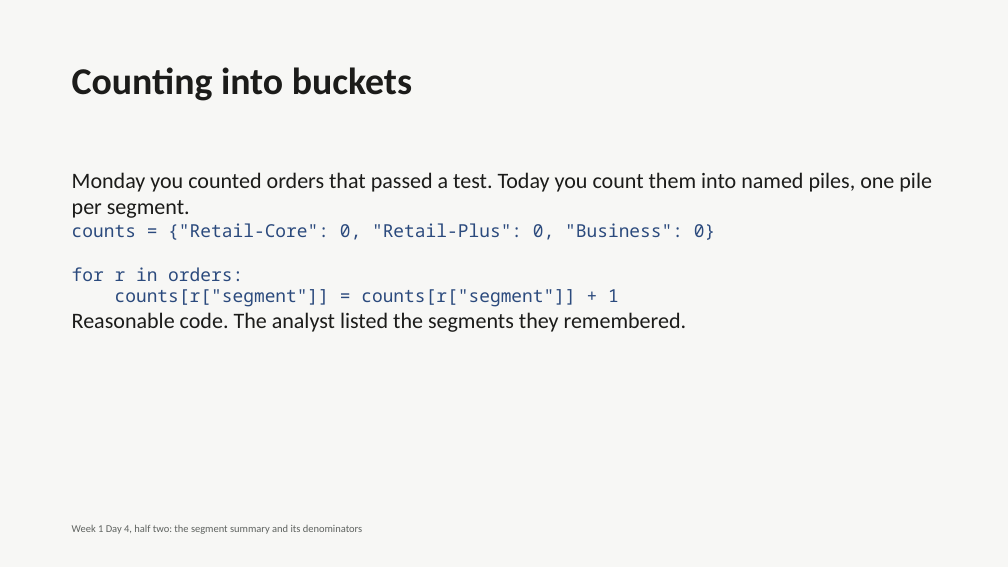
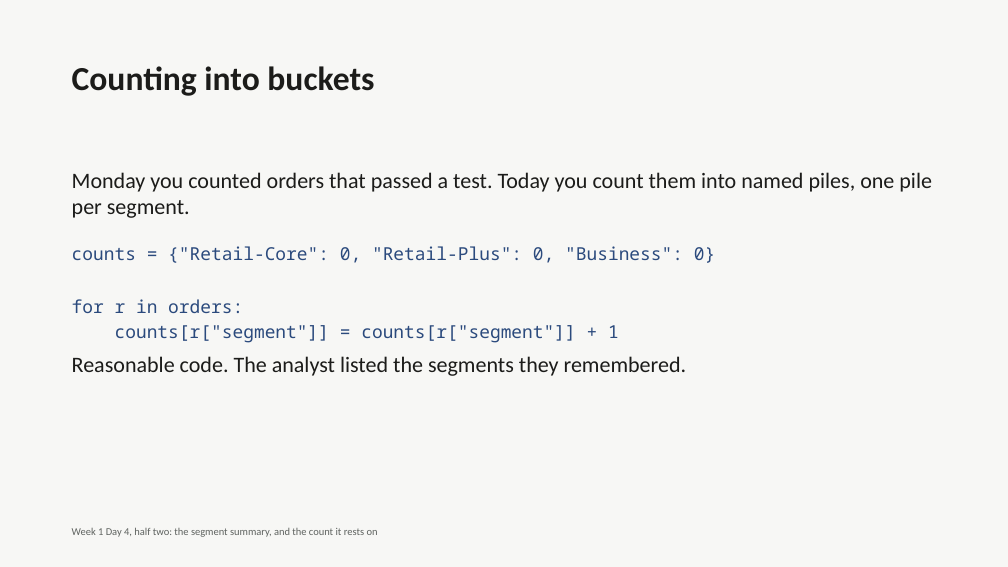
Before and after one commit to fde-academy-lab/c2-content-factory, a slide deck: slide 14 of content/W01/D4/C2_W01_D04_deck_half2_STUDENT.pptx (slide 12 before the commit). Drawn at 1008x567 pixels with LibreOffice and Linux fonts; fonts in the diff are those of the drawing. Boxes give left, top, right and bottom in pixels: in the first picture for what was removed or moved away, otherwise in the second. Text is boxed around its words. In the diff, an @@ line names an element or a change of style, - is before the commit and + after.

```diff
--- a/content/W01/D4/C2_W01_D04_deck_half2_STUDENT.pptx
+++ b/content/W01/D4/C2_W01_D04_deck_half2_STUDENT.pptx
@@ text "Counting into buckets" at [72, 66, 374, 96]: size 36 to 32 pt @@
@@ text "Monday you counted orders that ..." at [72, 172, 932, 218]: more space between paragraphs @@
@@ text at [72, 223, 715, 332]: paragraphs removed @@
-counts = {"Retail-Core": 0, "Retail-Plus": 0, "Business": 0}
-for r in orders:
-counts[r["segment"]] = counts[r["segment"]] + 1
-Reasonable code. The analyst listed the segments they remembered.
@@ text added at [72, 246, 715, 343], 17 pt, text #2B4A7D @@
+counts = {"Retail-Core": 0, "Retail-Plus": 0, "Business": 0}
+for r in orders:
+counts[r["segment"]] = counts[r["segment"]] + 1
@@ text added at [72, 356, 687, 376], 21 pt, text #1C1C1A @@
+Reasonable code. The analyst listed the segments they remembered.
@@ text at [72, 528, 378, 537]: text changed @@
-Week 1 Day 4, half two: the segment summary and its denominators
+Week 1 Day 4, half two: the segment summary, and the count it rests on
```
Also in this commit, not shown: 28 other slides changed, 12 slides added, 4 other files.
